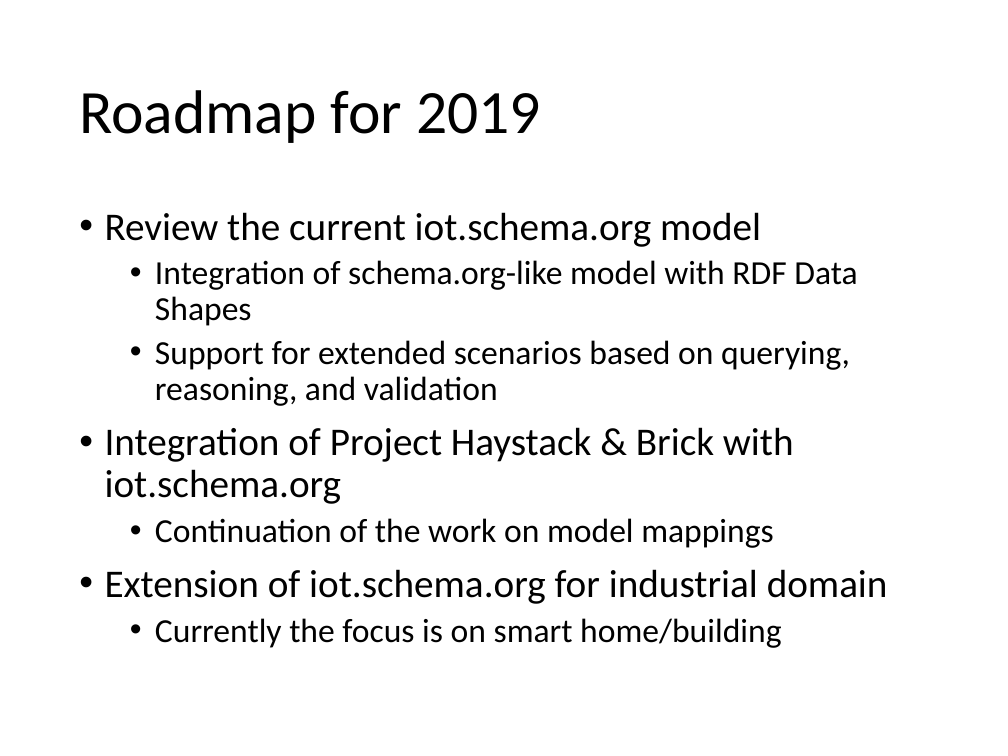
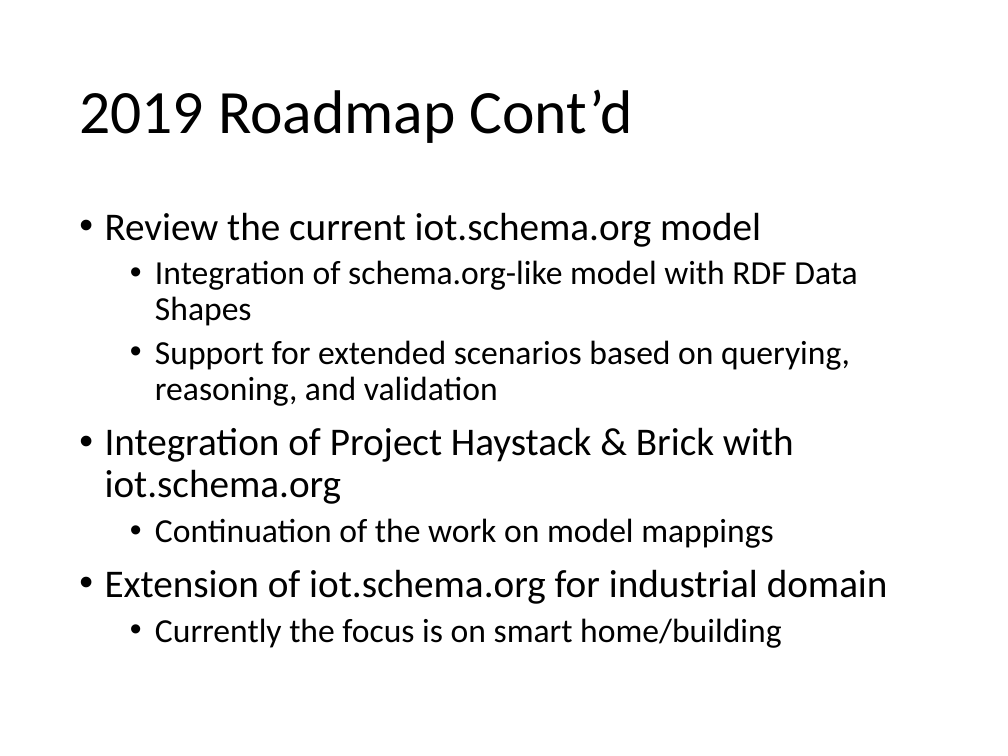
Before and after one commit to iot-schema-collab/teleconferences, a slide deck: slide 12 of iotschema-20190117.pptx. Drawn at 1008x756 pixels with LibreOffice and Linux fonts; fonts in the diff are those of the drawing. Boxes give left, top, right and bottom in pixels: in the first picture for what was removed or moved away, otherwise in the second. Text is boxed around its words. In the diff, an @@ line names an element or a change of style, - is before the commit and + after.

Commit message:
Roadmap slides updated.

```diff
--- a/iotschema-20190117.pptx
+++ b/iotschema-20190117.pptx
@@ title at [79, 90, 632, 143]: text changed @@
-Roadmap for 2019
+2019 Roadmap Cont’d
```
Also in this commit, not shown: 1 other slide changed, 1 other file.
